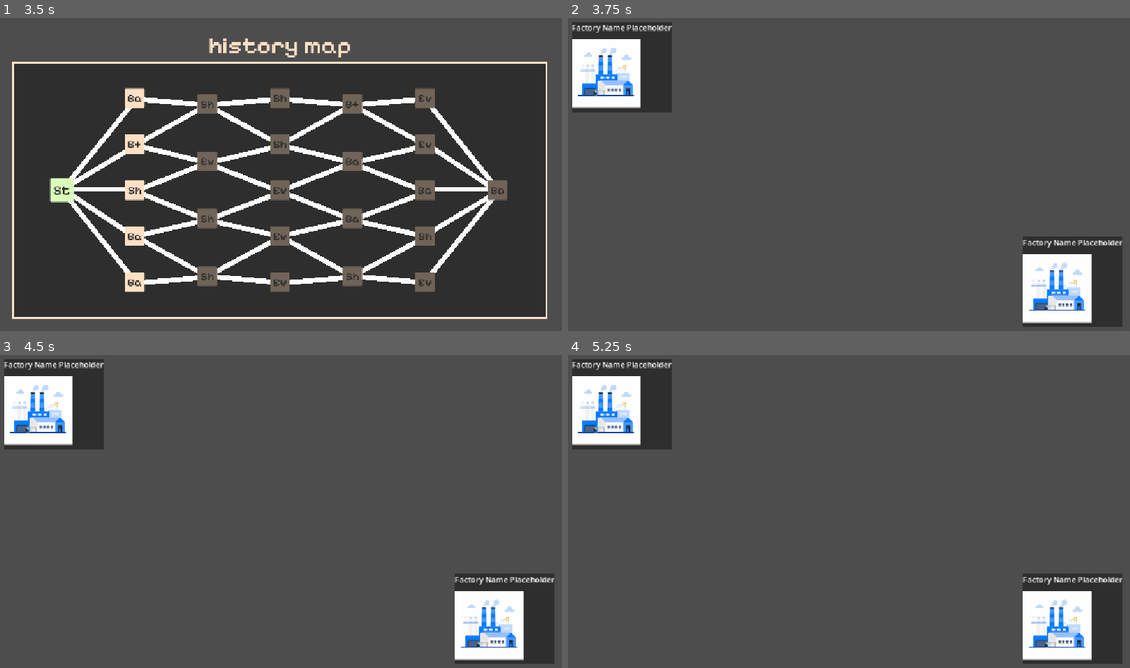
Above: before the commit, frames 1-4 (two rows, left to right).
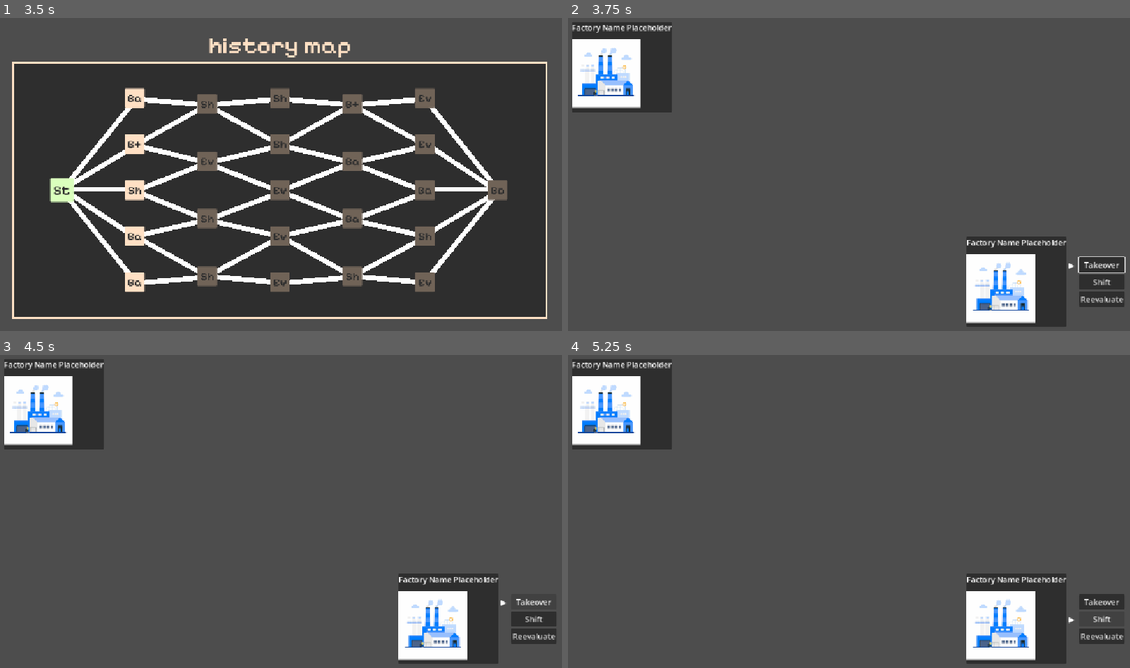
Above: after the commit, the same moments.

Repository: Joao1905/business-shift
Game: Godot game, scene res://systems/main/scenes/main.tscn
Same seed, same stepped clock (60 frames per second), same inputs: the game is played once before the commit and once after it.
Inputs (mouse positions are in pixels of both pictures, inside the frame that each line leads up to):
- Up to frame 1 (3.5 s): click "New Game" at 0.5 s; click (281, 171) at 1.27 s; type "Alex" at 1.35 s; click "New Game" at 2 s; tap Enter at 2.75 s; move the mouse to (61, 190) at 2.77 s; click (61, 190) at 2.92 s
- Up to frame 2 (3.75 s): tap Space at 3.5 s; move the mouse to (702, 99) at 3.52 s; click (702, 99) at 3.67 s
- Up to frame 3 (4.5 s): click (533, 602) at 4.25 s, where only the run after the commit has a clickable "Takeover"
- Up to frame 4 (5.25 s): click (1101, 617) at 5 s, where only the run after the commit has a clickable "Shift"

Frame 1 is identical in both runs. In frame 2, 6.5% of the frame differs, in the area x 70-100%, y 69-99%; in frame 3, 6.5%; in frame 4, 6.5%.

Commit message:
Implements battle menu

Diff:
--- a/systems/battle/scenes/battle.tscn
+++ b/systems/battle/scenes/battle.tscn
@@ -2,6 +2,8 @@
 
 [ext_resource type="Script" uid="uid://pmue2nibling" path="res://systems/battle/scripts/BattleController.gd" id="1_bi4tf"]
 [ext_resource type="PackedScene" uid="uid://b1xbbh8h3lie2" path="res://systems/battle/scenes/battle_renderer.tscn" id="1_jvcc5"]
+[ext_resource type="Script" uid="uid://effiiycc1nkb" path="res://systems/battle/scripts/PlayerBattleMenu.gd" id="3_t4afn"]
+[ext_resource type="PackedScene" uid="uid://cvlpfufuq1ovv" path="res://systems/battle/scenes/battle_menu_option.tscn" id="4_ge78g"]
 
 [node name="Battle" type="Control" unique_id=151884238]
 layout_mode = 3
@@ -47,5 +49,19 @@
 [node name="PlayerRenderer" parent="Player Margin/Player Block" unique_id=1615866662 instance=ExtResource("1_jvcc5")]
 layout_mode = 2
 
-[node name="PlayerBattleMenu" type="PanelContainer" parent="Player Margin/Player Block" unique_id=869180982]
+[node name="PlayerBattleMenu" type="VBoxContainer" parent="Player Margin/Player Block" unique_id=886400652]
 layout_mode = 2
+alignment = 1
+script = ExtResource("3_t4afn")
+
+[node name="TakeoverOption" parent="Player Margin/Player Block/PlayerBattleMenu" unique_id=1094989470 instance=ExtResource("4_ge78g")]
+layout_mode = 2
+text = "Takeover"
+
+[node name="ShiftOption" parent="Player Margin/Player Block/PlayerBattleMenu" unique_id=1431367241 instance=ExtResource("4_ge78g")]
+layout_mode = 2
+text = "Shift"
+
+[node name="ReevaluateOption" parent="Player Margin/Player Block/PlayerBattleMenu" unique_id=1668555479 instance=ExtResource("4_ge78g")]
+layout_mode = 2
+text = "Reevaluate"
--- /dev/null
+++ b/systems/battle/scenes/battle_menu_option.tscn
@@ -0,0 +1,20 @@
+[gd_scene format=3 uid="uid://cvlpfufuq1ovv"]
+
+[ext_resource type="Script" uid="uid://bgwytdawktrxr" path="res://systems/battle/scripts/BattleMenuOption.gd" id="1_cy4d8"]
+
+[node name="BattleMenuOption" type="HBoxContainer" unique_id=959759254]
+offset_right = 25.0
+offset_bottom = 23.0
+theme_override_constants/separation = 8
+alignment = 1
+script = ExtResource("1_cy4d8")
+
+[node name="Arrow" type="Label" parent="." unique_id=1103299027]
+unique_name_in_owner = true
+layout_mode = 2
+text = "▶"
+
+[node name="Button" type="Button" parent="." unique_id=704269331]
+unique_name_in_owner = true
+layout_mode = 2
+size_flags_horizontal = 3
--- /dev/null
+++ b/systems/battle/scripts/BattleMenuOption.gd
@@ -0,0 +1,32 @@
+@tool
+class_name BattleMenuOption
+extends HBoxContainer
+
+# Input text
+@export var text: String = "":
+	set(value):
+		text = value
+		if is_node_ready():
+			button.text = text
+
+# Retrieve element refs
+@onready var arrow : Label = %Arrow;
+@onready var button : Button = %Button;
+
+# Output signal/event
+signal menu_option_selected()
+
+# Called when the node enters the scene tree for the first time.
+func _ready() -> void:
+	# Button config
+	button.text = text
+	button.pressed.connect(func(): menu_option_selected.emit())
+
+	# Arrow handling
+	arrow.modulate.a = 0.0
+	button.focus_entered.connect(func(): arrow.modulate.a = 1.0)
+	button.focus_exited.connect(func(): arrow.modulate.a = 0.0)
+
+func set_focused() -> void:
+	button.grab_focus()
+	print(button.has_focus(), " / ", get_viewport().gui_get_focus_owner())
--- /dev/null
+++ b/systems/battle/scripts/PlayerBattleMenu.gd
@@ -0,0 +1,10 @@
+class_name PlayerBattleMenu
+extends VBoxContainer
+
+# Called when the node enters the scene tree for the first time.
+func _ready() -> void:
+	visibility_changed.connect(_on_visibility_changed)
+
+func _on_visibility_changed() -> void:
+	if is_visible_in_tree():
+		(get_child(0) as BattleMenuOption).set_focused()
Not shown, added: systems/battle/scripts/BattleMenuOption.gd.uid
Not shown, added: systems/battle/scripts/PlayerBattleMenu.gd.uid
